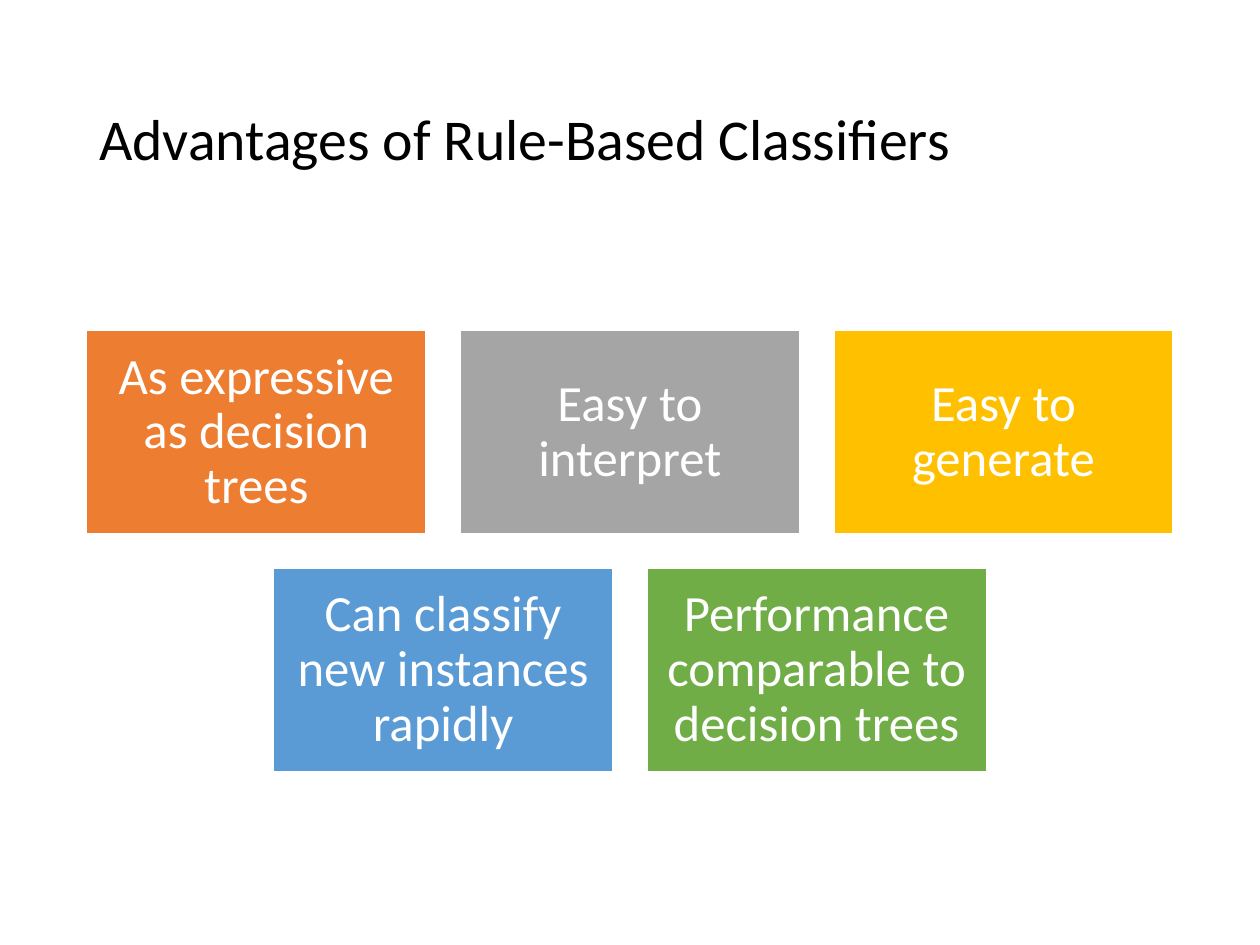
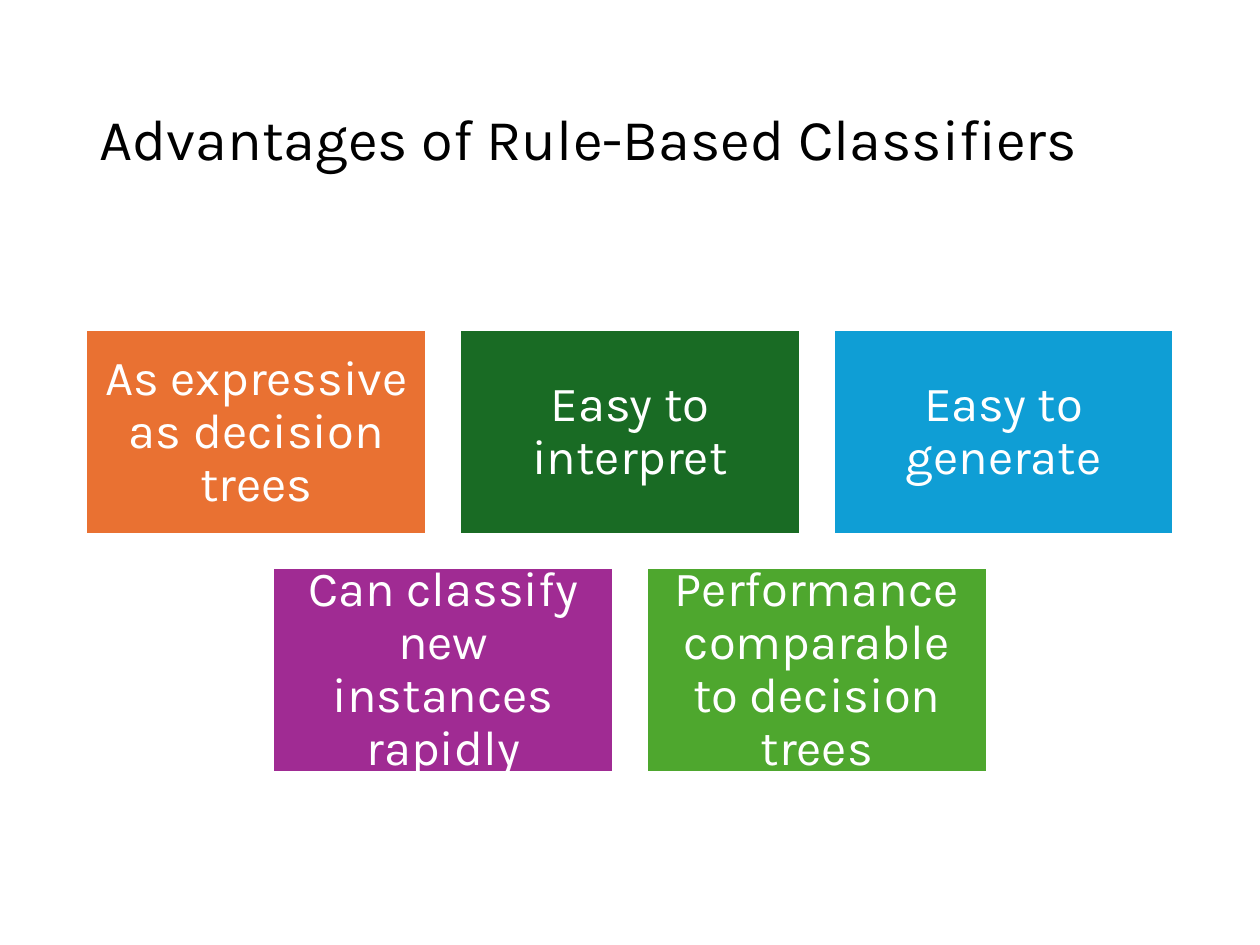
Before and after one commit to mhahsler/Introduction_to_Data_Mining_R_Examples, a slide deck: slide 9 of slides/chap4_alternative_classification.pptx. Drawn at 1260x945 pixels with LibreOffice and Linux fonts; fonts in the diff are those of the drawing. Boxes give left, top, right and bottom in pixels: in the first picture for what was removed or moved away, otherwise in the second. Text is boxed around its words. In the diff, an @@ line names an element or a change of style, - is before the commit and + after.

```diff
--- a/slides/chap4_alternative_classification.pptx
+++ b/slides/chap4_alternative_classification.pptx
@@ title "Advantages of Rule-Based Classifiers" at [99, 120, 1077, 174]: font Calibri to Karla @@
@@ rectangle at [87, 330, 427, 534]: fill #ED7D31 to #E97132 @@
@@ rectangle at [460, 330, 800, 534]: fill #A5A5A5 to #196B24 @@
@@ rectangle at [834, 330, 1174, 534]: fill #FFC000 to #0F9ED5 @@
@@ rectangle at [273, 568, 614, 772]: fill #5B9BD5 to #A02B93 @@
@@ size 29 to 28 pt, font Calibri to Karla in 5 elements at [105, 361, 407, 502], [532, 390, 727, 486], [906, 390, 1102, 486], [308, 562, 577, 777], [675, 562, 959, 777] @@
@@ rectangle at [646, 568, 987, 772]: fill #70AD47 to #4EA72E @@
```
Also in this commit, not shown: 54 other slides changed, 1 slide added, 1 other file.
